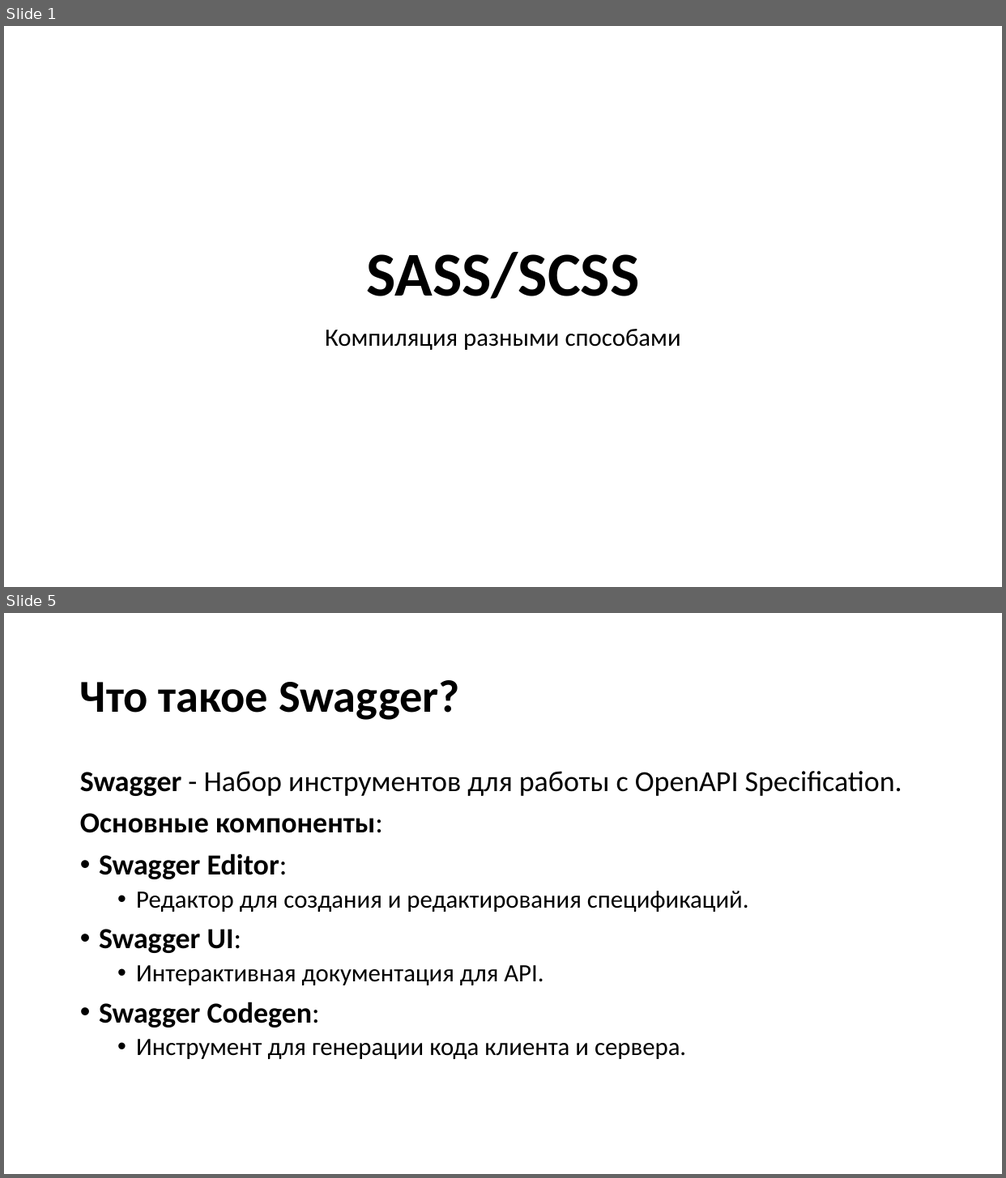
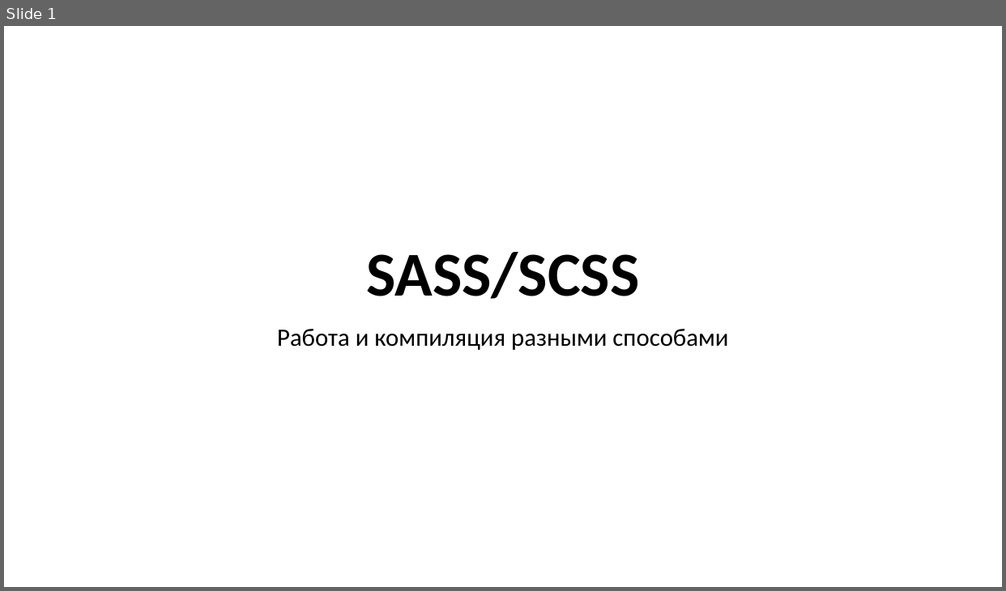
Before and after one commit to TalantRys/scss-study, a slide deck: sass.pptx. Shown one above the other, each under a label of ours: slides 1 and 5 before the commit, slide 1 after it; the slides between them are not shown. The pictures are 1006x1178 and 1006x591 pixels, drawn with LibreOffice and Linux fonts; fonts in the diff are those of the drawing. Boxes give left, top, right and bottom in pixels: in the first picture for what was removed or moved away, otherwise in the second. Text is boxed around its words. In the diff, an @@ line names an element or a change of style, - is before the commit and + after.

```diff
--- a/sass.pptx
+++ b/sass.pptx
@@ slide 5 removed at (4,613,1002,1174), background #FFFFFF @@
@@ title removed at (80,680,459,720) @@
-Что такое Swagger?
@@ text removed at (80,771,902,1059) @@
-Swagger - Набор инструментов для работы с OpenAPI Specification.
-Основные компоненты:
-• Swagger Editor:
-  • Редактор для создания и редактирования спецификаций.
-• Swagger UI:
-  • Интерактивная документация для API.
-• Swagger Codegen:
-  • Инструмент для генерации кода клиента и сервера.
@@ slide 1 changed as well @@
@@ subtitle at (277,329,728,350): text changed @@
-Компиляция разными способами
+Работа и компиляция разными способами
```
Also in this commit, not shown: 1 other slide changed, 8 slides added, 28 other slides removed.
